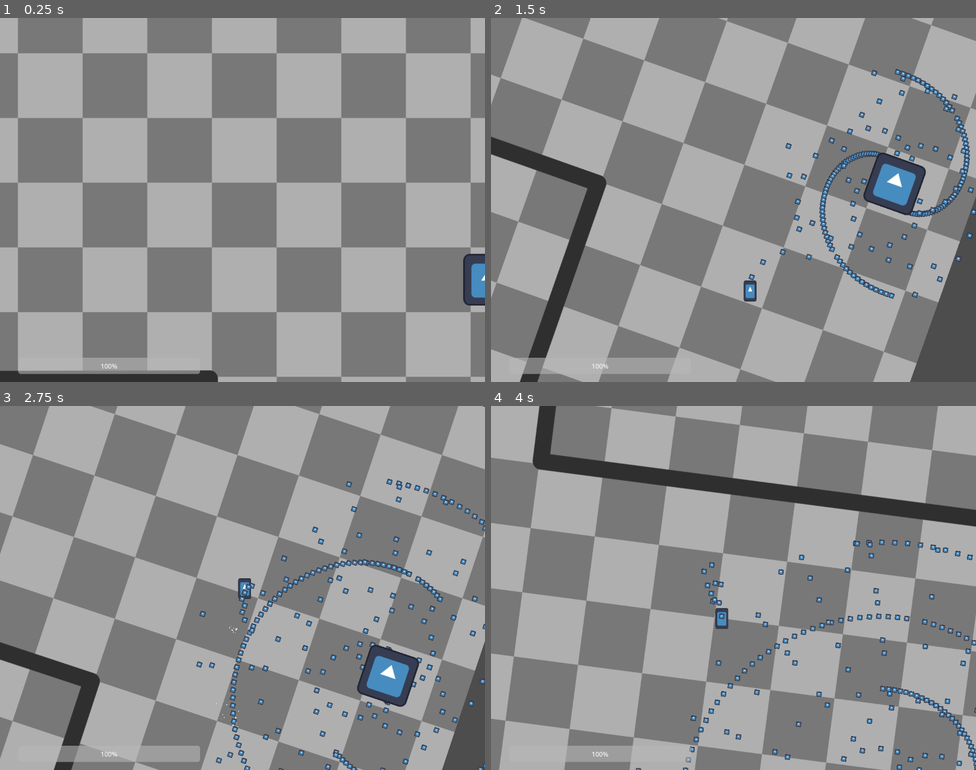
Above: before the commit, frames 1-4 (two rows, left to right).
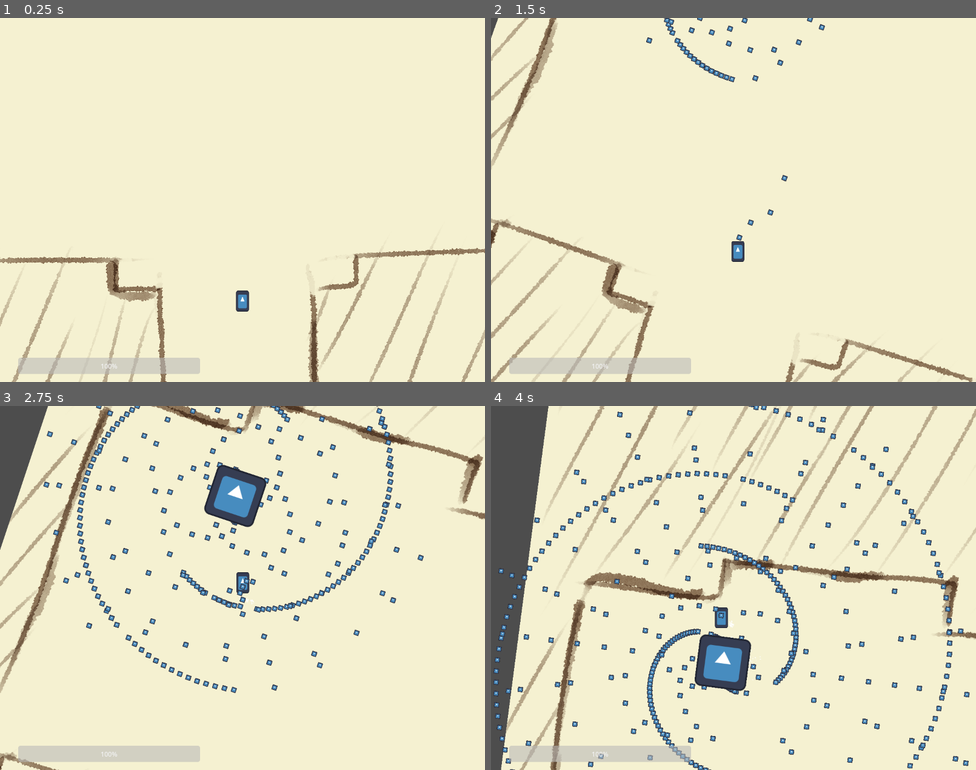
Above: after the commit, the same moments.

Repository: AustereTriceratops/BulletHellEngine
Game: Godot game, scene res://levels/level.tscn
Two runs of this game, one before a commit and one after it. Both use one fixed random seed, a clock stepped at 60 frames per second and the inputs below. The engine's default icon, where the game draws it, is replaced by a stand-in: a white triangle on a blue panel in a dark square.
Inputs (mouse positions are in pixels of both pictures, inside the frame that each line leads up to):
- Up to frame 1 (0.25 s): no input
- Up to frame 2 (1.5 s): move the mouse to (757, 200) at 0.52 s; hold Q (look_left) 0.53-1.28 s; hold W (player_up) from 0.53 s (still down); move the mouse to (709, 200) at 1.27 s; tap E (look_right) at 1.35 s
- Up to frame 3 (2.75 s): keep holding W (player_up); move the mouse to (252, 580) at 2.02 s; hold Shift (shift) from 2.03 s (still down)
- Up to frame 4 (4 s): keep holding W (player_up); move the mouse to (728, 595) at 2.77 s; release Shift (shift) at 2.78 s; tap Q (look_left) at 2.85 s; move the mouse to (767, 591) at 3.52 s; hold E (look_right) from 3.53 s (still down)

The runs differ from the first frame. In frame 1, 100% of the frame differs, in the area x 0-100%, y 0-100%; in frame 2, 100%; in frame 3, 100%; in frame 4, 99%.

Commit message:
colliders for new level added, camera immediately snaps to player at the start of levels

Diff:
--- /dev/null
+++ b/assets/shaders/ShaderTest.gdshader
@@ -0,0 +1,22 @@
+shader_type canvas_item;
+
+uniform sampler2D noise;
+uniform float scale;
+
+void fragment() {
+	float x = UV.x - 0.5;
+	float y = UV.y - 0.5;
+	float r_sq = x*x + y*y;
+	float r = pow(r_sq, 0.5) - 0.2;
+	float f = pow((1.0/(1.0 + 20.0*r*r)), 3.0);
+	//vec4 sample = texture(noise, (UV-vec2(0.5, 0.5))*(1.0-f) + vec2(0.5, 0.5));
+	vec4 sample = texture(noise, vec2(0.5, 0.5) + scale*(UV - vec2(0.5, 0.5)) * (1.0-0.8*f)) + 0.7*f;
+
+
+	float fac = 1.0;
+	if (sample.x > 1.2){
+		fac = 0.0;
+	}
+
+	COLOR = vec4(fac, fac, fac, 1.0);
+}
--- /dev/null
+++ b/assets/shaders/ShaderTest.tscn
@@ -0,0 +1,49 @@
+[gd_scene load_steps=10 format=3 uid="uid://bb0vpsjn8jrh8"]
+
+[ext_resource type="Shader" path="res://assets/shaders/ShaderTest.gdshader" id="1_grlrh"]
+[ext_resource type="Texture2D" uid="uid://b88iyk7fs4cff" path="res://assets/test_bg_1.png" id="2_fjguk"]
+
+[sub_resource type="FastNoiseLite" id="FastNoiseLite_jf7c4"]
+noise_type = 3
+frequency = 0.0318
+offset = Vector3(-4.6, 0.4, -62.7)
+fractal_octaves = 4
+fractal_lacunarity = 1.64
+
+[sub_resource type="NoiseTexture2D" id="NoiseTexture2D_bse1b"]
+in_3d_space = true
+seamless = true
+noise = SubResource("FastNoiseLite_jf7c4")
+
+[sub_resource type="ShaderMaterial" id="ShaderMaterial_7sdy1"]
+shader = ExtResource("1_grlrh")
+shader_parameter/scale = 2.33
+shader_parameter/noise = SubResource("NoiseTexture2D_bse1b")
+
+[sub_resource type="FastNoiseLite" id="FastNoiseLite_bsicp"]
+noise_type = 3
+
+[sub_resource type="NoiseTexture2D" id="NoiseTexture2D_rnp64"]
+noise = SubResource("FastNoiseLite_bsicp")
+
+[sub_resource type="ShaderMaterial" id="ShaderMaterial_xu7je"]
+shader = ExtResource("1_grlrh")
+shader_parameter/scale = null
+shader_parameter/noise = SubResource("NoiseTexture2D_rnp64")
+
+[sub_resource type="NoiseTexture2D" id="NoiseTexture2D_k26yb"]
+
+[node name="ShaderTest" type="Node2D"]
+
+[node name="Background" type="Sprite2D" parent="."]
+material = SubResource("ShaderMaterial_7sdy1")
+position = Vector2(400, 400)
+scale = Vector2(0.4, 0.4)
+texture = ExtResource("2_fjguk")
+
+[node name="Sprite2D" type="Sprite2D" parent="."]
+visible = false
+material = SubResource("ShaderMaterial_xu7je")
+position = Vector2(400, 400)
+scale = Vector2(0.4, 0.4)
+texture = SubResource("NoiseTexture2D_k26yb")
--- a/levels/level.gd
+++ b/levels/level.gd
@@ -38,10 +38,10 @@
 
 	var enemy = enemyScene.instantiate()
 	$Enemies.add_child(enemy)
-	enemy.initialize(Vector2(800, 200))
+	enemy.initialize(Vector2(-290, -320))
 
 	var player = playerScene.instantiate()
 	add_child(player)
-	player.initialize(Vector2(600, 800))
+	player.initialize(Vector2(0, 570))
 
 	player.damaged.connect(UIManager.player_damaged)
--- a/levels/level.tscn
+++ b/levels/level.tscn
@@ -1,7 +1,7 @@
 [gd_scene load_steps=6 format=3 uid="uid://cwy74via8ycqp"]
 
 [ext_resource type="Script" path="res://levels/level.gd" id="1_2twt2"]
-[ext_resource type="Texture2D" uid="uid://dfjfkmj2jd8pf" path="res://assets/test_bg_2.png" id="3_av8wk"]
+[ext_resource type="Texture2D" uid="uid://c33nxabd02w0s" path="res://assets/test_level_1.png" id="2_owbra"]
 [ext_resource type="Script" path="res://ui/uiManager.gd" id="4_pwtq4"]
 [ext_resource type="Script" path="res://utils/InputManager.gd" id="5_7xnl0"]
 [ext_resource type="PackedScene" uid="uid://dwjq7xbomxtuy" path="res://ui/PauseMenu.tscn" id="5_neoxo"]
@@ -17,7 +17,16 @@
 
 [node name="Background" type="Sprite2D" parent="."]
 z_index = -1
-texture = ExtResource("3_av8wk")
+texture = ExtResource("2_owbra")
+
+[node name="Coliders" type="StaticBody2D" parent="Background"]
+collision_layer = 16
+
+[node name="CollisionPolygon2D2" type="CollisionPolygon2D" parent="Background/Coliders"]
+polygon = PackedVector2Array(-818, 568, -633, 570, -639, 469, -323, 471, -325, 552, -214, 549, -179, 1497, -912, 1507)
+
+[node name="CollisionPolygon2D" type="CollisionPolygon2D" parent="Background/Coliders"]
+polygon = PackedVector2Array(-818, 356, -703, 377, -664, -478, -312, -478, -320, -579, 234, -591, 238, -468, 627, -451, 664, 373, 779, 381, 783, 517, 612, 533, 604, 449, 279, 447, 279, 525, 160, 543, 199, 1495, 1105, 1507, 1003, -903, -900, -891)
 
 [node name="UI" type="CanvasLayer" parent="."]
 
@@ -47,11 +56,7 @@
 
 [node name="PlayerBullets" type="Node" parent="."]
 
-[node name="Coliders" type="StaticBody2D" parent="."]
-collision_layer = 16
+[node name="Node" type="Node" parent="."]
 
-[node name="CollisionPolygon2D" type="CollisionPolygon2D" parent="Coliders"]
-polygon = PackedVector2Array(-1044, 453, 109, 450, 108, 1074, -1058, 1079)
-
-[node name="CollisionPolygon2D2" type="CollisionPolygon2D" parent="Coliders"]
-polygon = PackedVector2Array(-231, -1106, -212, -527, 1070, -524, 1068, -1073)
+[node name="Marker2D" type="Marker2D" parent="Node"]
+position = Vector2(-288, -318)
--- a/player/playerCamera.gd
+++ b/player/playerCamera.gd
@@ -1,7 +1,7 @@
 # TODO: should possibly be a child of Player
 extends Camera2D
 
-var playerNode: CharacterBody2D
+@onready var playerNode = get_node('..')
 var OFFSET_FROM_PLAYER = Vector2(0, -250)
 
 # ========================
@@ -17,9 +17,13 @@
 # ========================
 
 func _ready():
-	playerNode = get_node('..')
 	playerNode.rotated.connect(player_rotated)
 
 	offset = OFFSET_FROM_PLAYER
+
+	position = playerNode.position
+
 	position_smoothing_enabled = true
 	position_smoothing_speed = 1.5
+
+	call_deferred("reset_smoothing")
